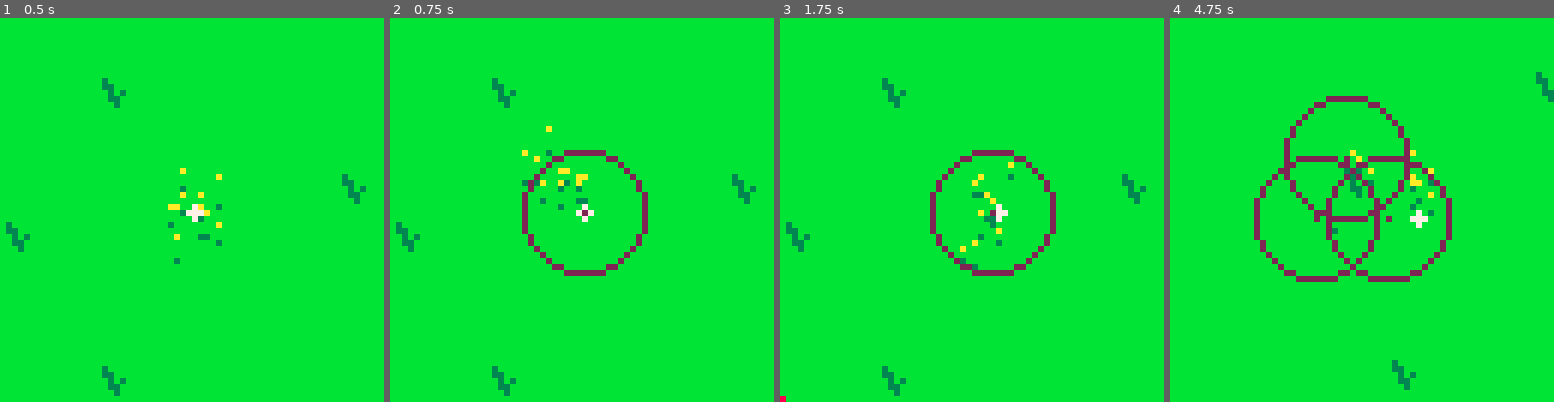
Above: before the commit, frames 1-4 (left to right).
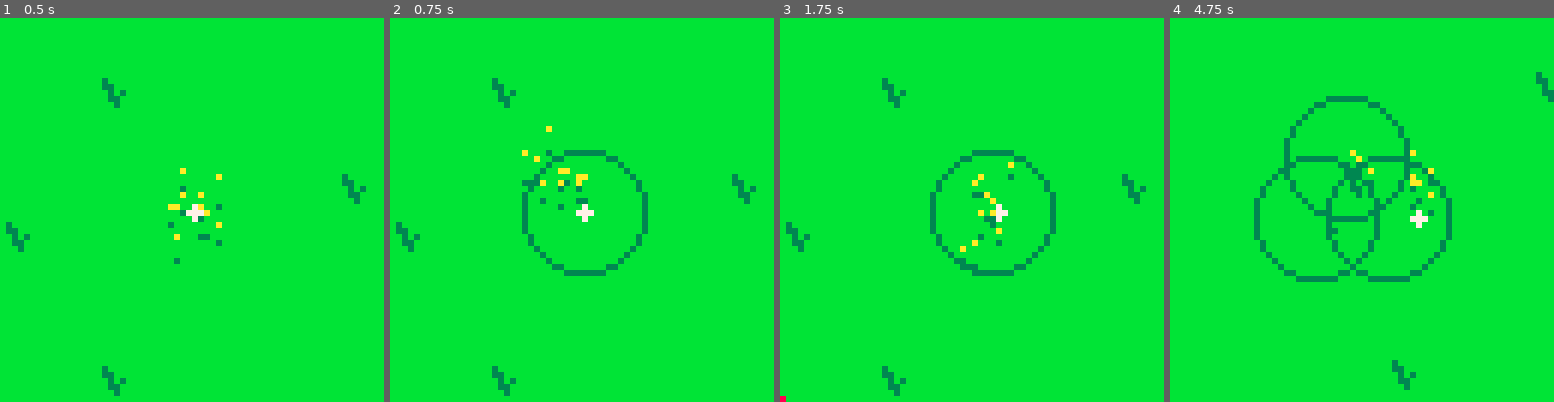
Above: after the commit, the same moments.

Repository: greysonp/swarm
Game: PICO-8 cartridge bees.p8
Same seed, same stepped clock (60 frames per second), same inputs: the game is played once before the commit and once after it.
Inputs:
- Up to frame 1 (0.5 s): tap X (X key) at 0.33 s
- Up to frame 2 (0.75 s): tap O (Z key) at 0.7 s
- Up to frame 3 (1.75 s): tap X (X key) at 1.07 s; hold Right from 1.6 s (still down); tap O (Z key) at 1.7 s
- Up to frame 4 (4.75 s): tap X (X key) at 1.85, 2.97, 4.08 s; release Right at 2.1 s; tap O (Z key) every 0.4 s from 2.1 to 4.5 s; hold Up 2.15-2.42 s; hold Right 2.47-3.03 s; hold Left 3.08-3.58 s; hold Down 3.63-3.97 s; hold Right 4.02-4.68 s; hold Up from 4.73 s (still down)

Frame 1 is identical in both runs. In frame 2, 1.4% of the frame differs, in the area x 34-68%, y 34-68%; in frame 3, 1.4%; in frame 4, 4.0%, in the area x 21-74%, y 20-69%.

Commit message:
Improved anchor appearance.

Diff:
--- a/bees.p8
+++ b/bees.p8
@@ -201,8 +201,7 @@
   end
 
   function anchor:draw()
-    pset(self.pos.x, self.pos.y, 2)
-    circ(self.pos.x, self.pos.y, self.radius, 2)
+    circ(self.pos.x, self.pos.y, self.radius, 3)
   end
 
   return anchor
